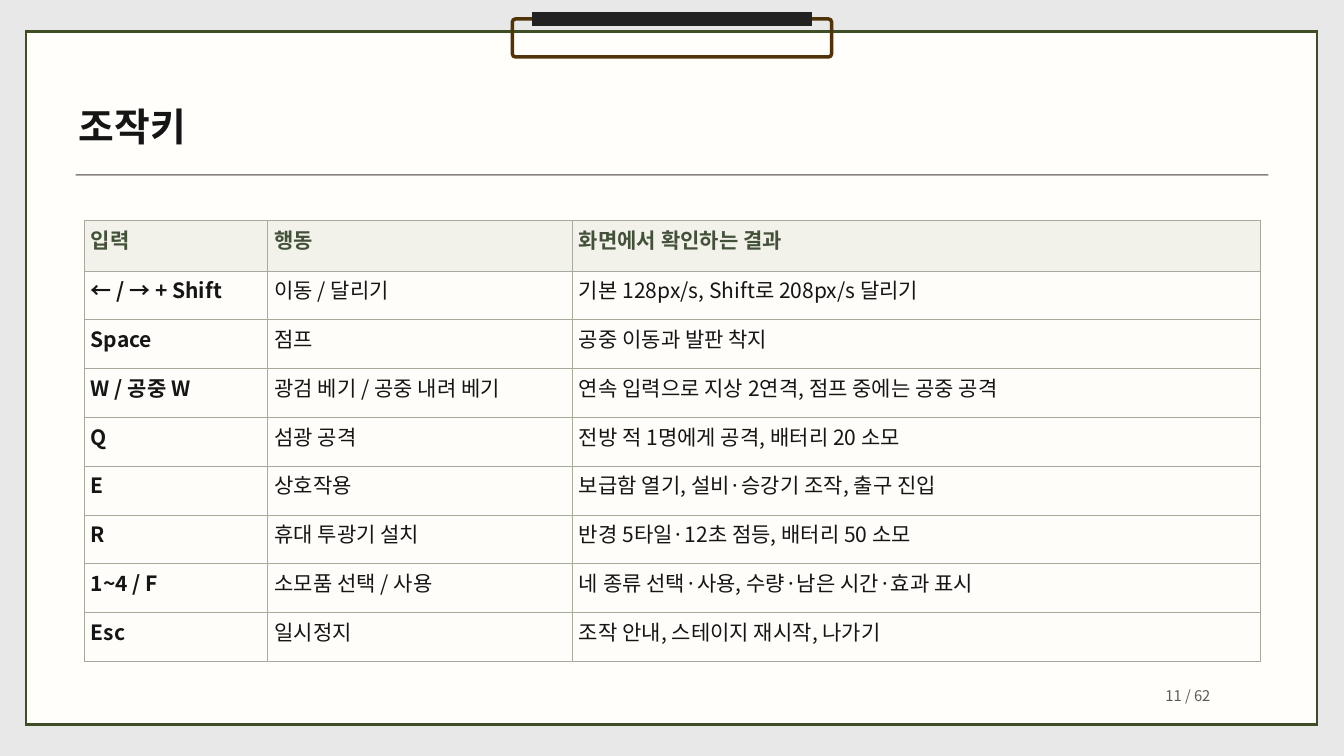
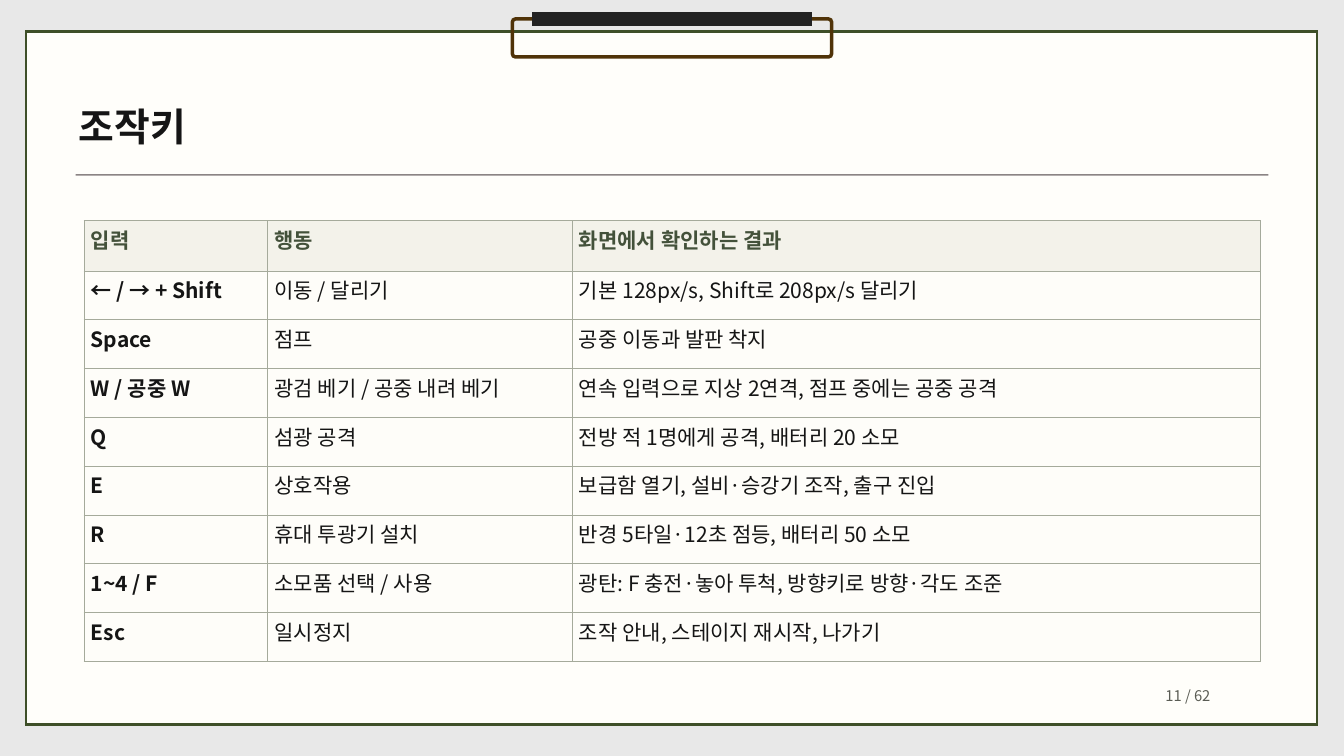
Before and after one commit to dbguswh/2Dgame_project, a slide deck: slide 11 of 2D게임프로그래밍 기획서.pptx. Drawn at 1344x756 pixels with LibreOffice and Linux fonts; fonts in the diff are those of the drawing. Boxes give left, top, right and bottom in pixels: in the first picture for what was removed or moved away, otherwise in the second. Text is boxed around its words. In the diff, an @@ line names an element or a change of style, - is before the commit and + after.

Commit message:
광탄 충전과 방향 조준 규칙을 기획서에 반영

```diff
--- a/2D게임프로그래밍 기획서.pptx
+++ b/2D게임프로그래밍 기획서.pptx
@@ table at (84,220,1259,661) @@
-row 8, column 3: 네 종류 선택·사용, 수량·남은 시간·효과 표시
+row 8, column 3: 광탄: F 충전·놓아 투척, 방향키로 방향·각도 조준
```
Also in this commit, not shown: 7 other slides changed, 1 other file.
